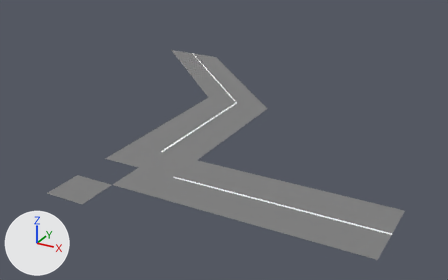
The glTF model assets/roads/plaza_descalzas.glb, before and after one commit.
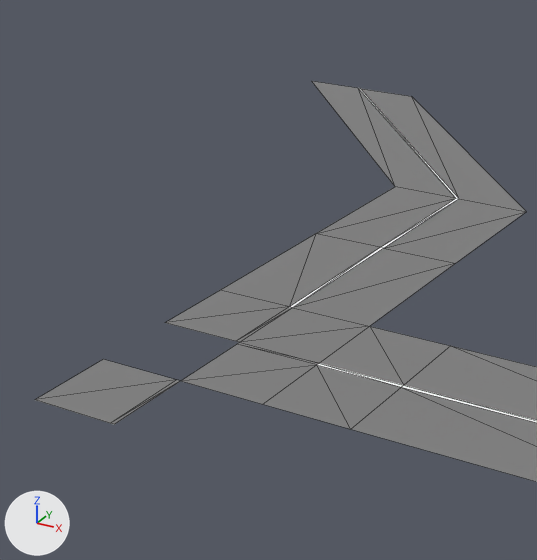
There are two pictures of each version: one whole from a camera (50 mm lens) standing at (30.4, -46.3, 25.9) and looking at (-2.2, 13.1, -3.8), one close up on the part from 7% to 61% of the width and 5% to 95% of the height. Every picture has the same lights, and +X, +Y and +Z are marked at lower left. The older version's two pictures come first. The close-ups show mesh edges as thin lines. Objects named as collision shapes, trigger or cutter boxes, shadow casters or lower levels of detail are left out. Where no turn or scale is listed for an object, it has been applied to the vertices. Vertices at exactly the same position are counted once.
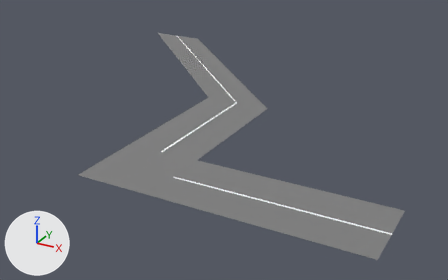
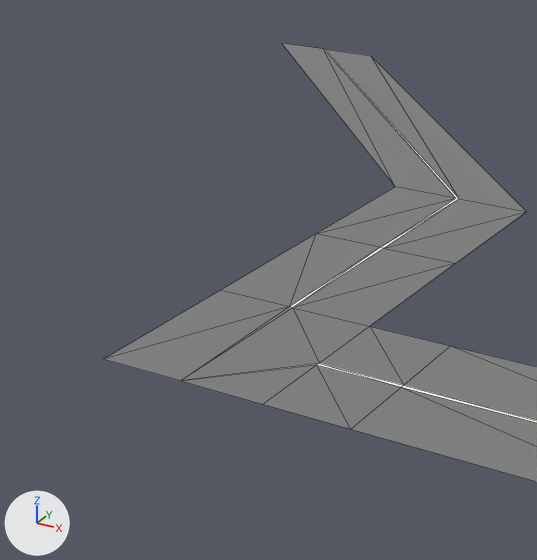
Diff of the bpy script that builds the scene:
```diff
--- a/assets/roads/plaza_descalzas.glb.py
+++ b/assets/roads/plaza_descalzas.glb.py
@@ me_plane @@
 # used by ob_plane; location = (0.0, 0.0, 0.0)
 # verts and faces of me_plane; kept vertices keep their numbers, new ones are numbered from 37
 # before: 29 (-18.0, 32.0, 0.0) at pixel (360, 88), 30 (-14.0, 32.0, 0.0) at pixel (411, 96), 31 (-18.2, 32.0, 0.0) at pixel (358, 88), 32 (-22.0, 32.0, 0.0) at pixel (311, 81)
-me_plane.from_pydata(...)  # 37 vertices, 44 faces; spans x -22.0..22.0, y -12.0..32.0, z 0.0
+me_plane.from_pydata(...)  # 29 vertices, 37 faces; spans x -30.0..22.0, y -8.0..40.0, z 0.0
+# me_plane part 1
+# 8 vertices are removed from x -6.0..-2.0, y -12.0..-4.0, z 0.0
+# 13 faces are deleted
+# 6 new faces join them, mat_road (grey #808080)
+# me_plane part 2
+for i in [*range(29, 33)]: verts[i] += (-8.0, 8.0, 0.0)
 me_plane.materials.append(mat_road)
```

Boxes (x1, y1, x2, y2) around the edits, measured in the close-ups (537 x 560 px; the box of a moved part takes in the faces that stretch with it):
'Plane', reshaped
    before: (35, 81, 537, 482)
    after: (104, 43, 537, 482)
part 1 of me_plane, reshaped
    before: (35, 290, 369, 424)
    after: (104, 290, 369, 381)
part 2 of me_plane, moved or reshaped
    before: (312, 81, 527, 212)
    after: (282, 43, 527, 212)
